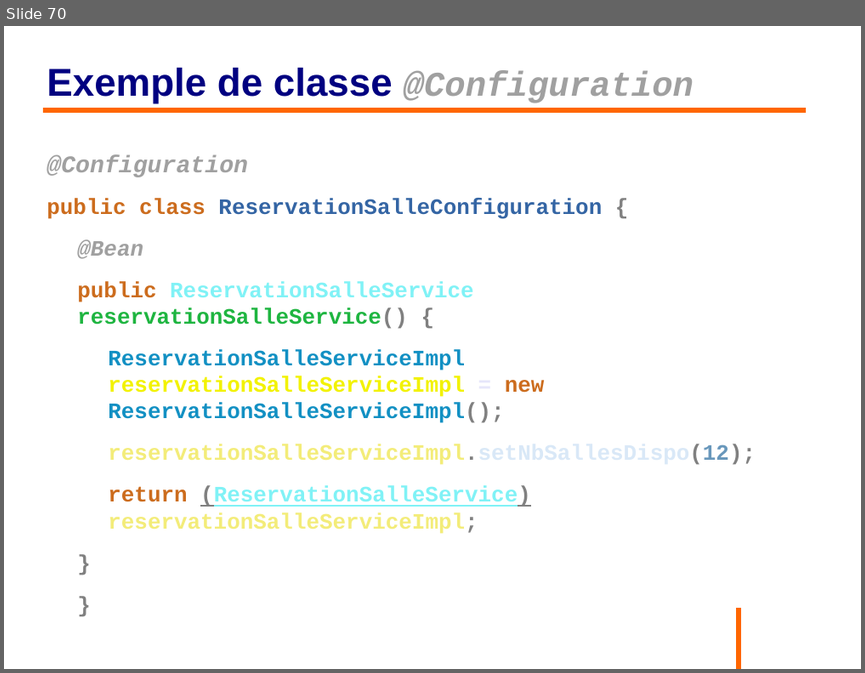
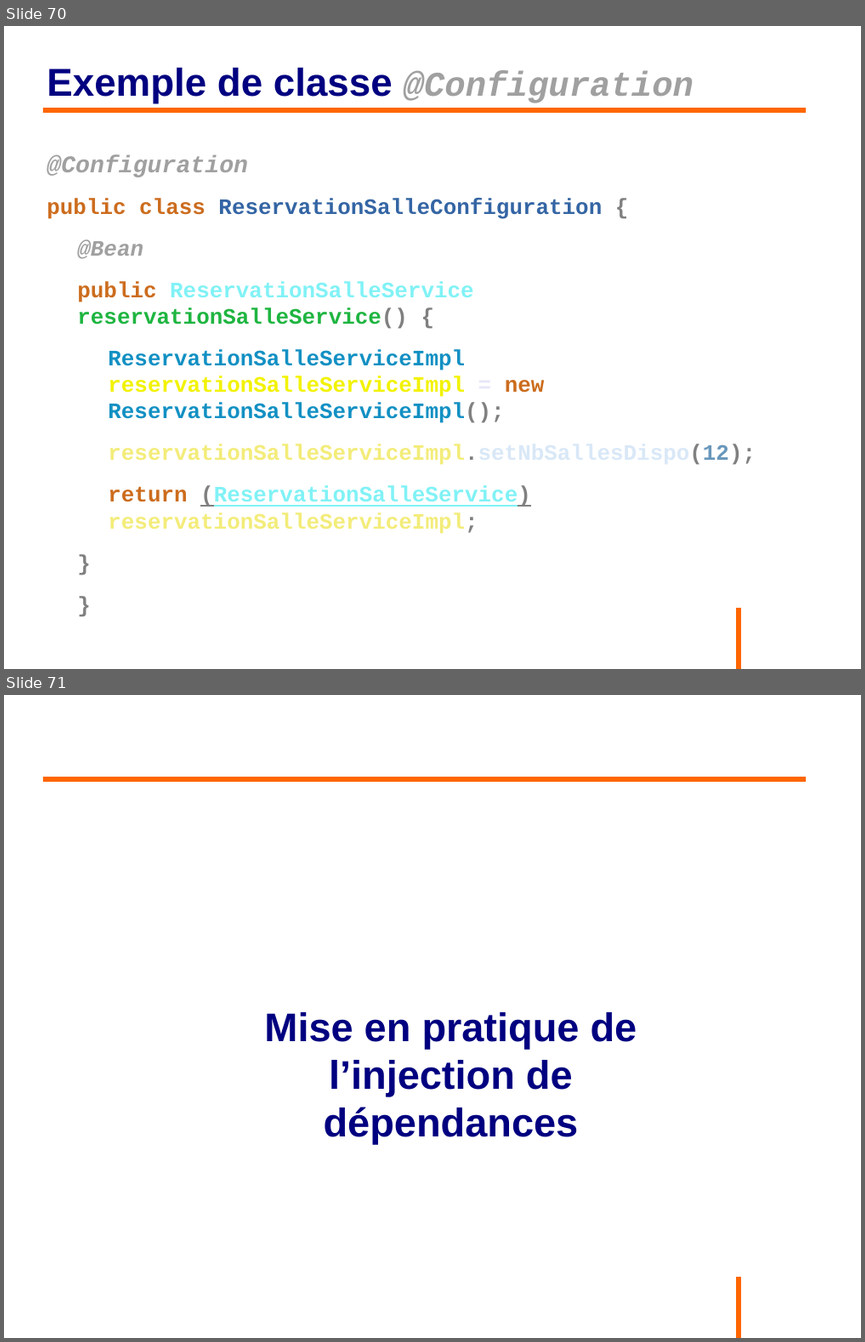
Before and after one commit to philphils/formation-spring, a slide deck: Documentation/diapo_formation_spring.odp. Shown one above the other, each under a label of ours: slide 70 before the commit, slides 70 and 71 after it. The pictures are 865x673 and 865x1342 pixels, drawn with LibreOffice and Linux fonts; fonts in the diff are those of the drawing; background and template pictures are left out. Boxes give left, top, right and bottom in pixels: in the first picture for what was removed or moved away, otherwise in the second. Text is boxed around its words. In the diff, an @@ line names an element or a change of style, - is before the commit and + after.

```diff
--- a/Documentation/diapo_formation_spring.odp
+++ b/Documentation/diapo_formation_spring.odp
@@ slide 71 added at [4,695,861,1338], background #FFFFFF; not listed: 1 template element that a slide beside it also shows @@
@@ line added from (43, 779) to (806, 779), #FF6600 4.54 pt @@
@@ text added at [264,1012,637,1144], 37 pt, text #000080, bold @@
+Mise en pratique de l’injection de dépendances
```
Also in this commit, not shown: 1 slide changed, 9 other slides added, 1 slide removed.
